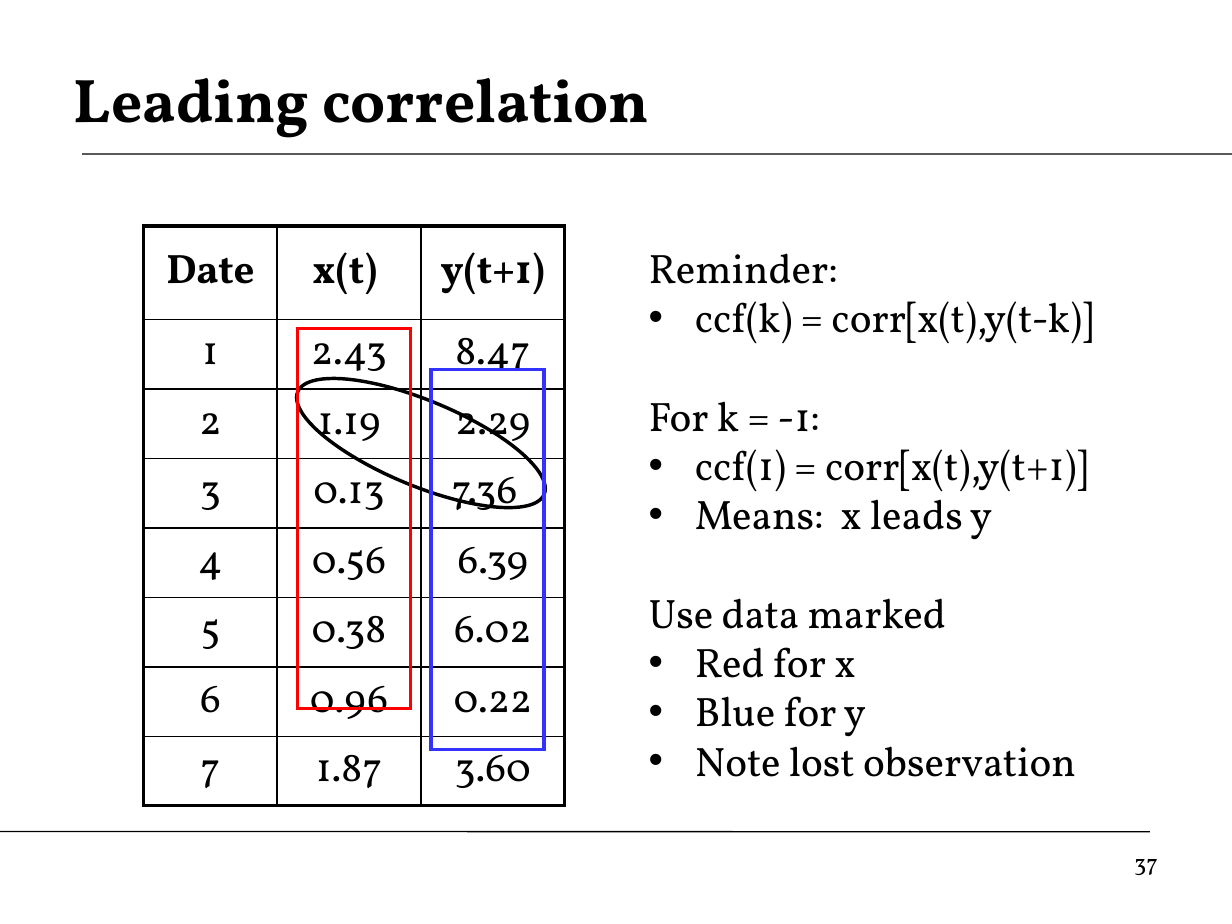
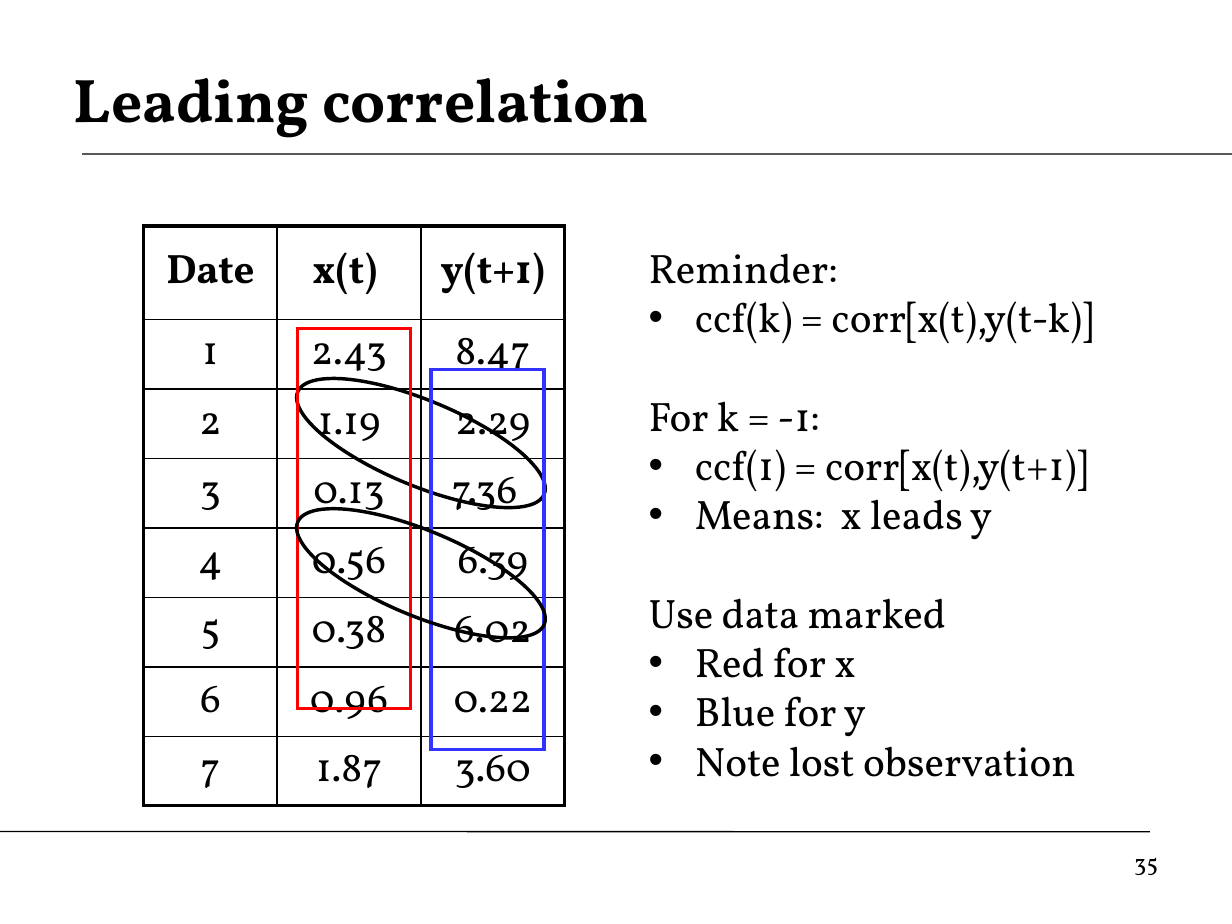
Before and after one commit to DaveBackus/Global_Economy, a slide deck: slide 35 of Slides/slides_indicators_inflation_f14.pptx (slide 37 before the commit). Drawn at 1232x924 pixels with LibreOffice and Linux fonts; fonts in the diff are those of the drawing. Boxes give left, top, right and bottom in pixels: in the first picture for what was removed or moved away, otherwise in the second. Text is boxed around its words. In the diff, an @@ line names an element or a change of style, - is before the commit and + after.

```diff
--- a/Slides/slides_indicators_inflation_f14.pptx
+++ b/Slides/slides_indicators_inflation_f14.pptx
@@ ellipse added at bbox=[281, 483, 560, 664], outline #000000 2 pt @@
@@ page number at bbox=[1134, 857, 1158, 875]: text changed @@
-37
+35
```
Also in this commit, not shown: 7 other slides changed, 2 slides added, 1 slide removed, 27 other files.
